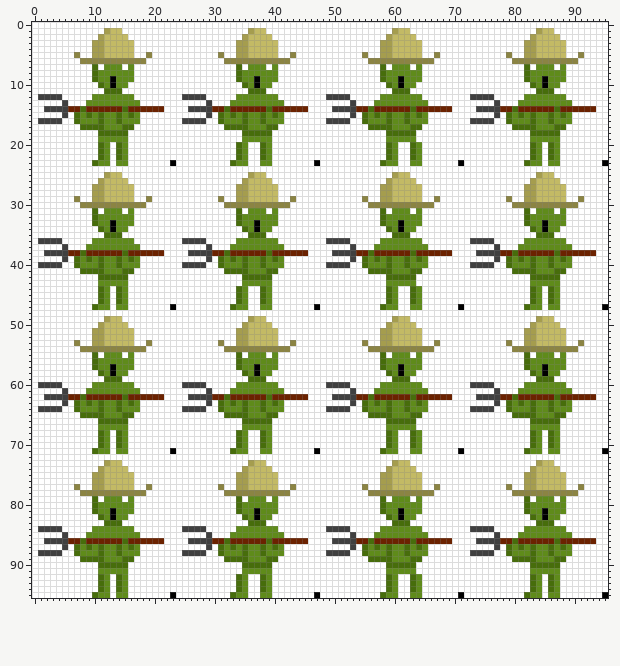
Sprite sheet, stored at android/assets/textures/enemies.png. The picture above is the old version.
The file is 96x96 pixels. Colours within 5 levels of each other are drawn and written as one.
The result:
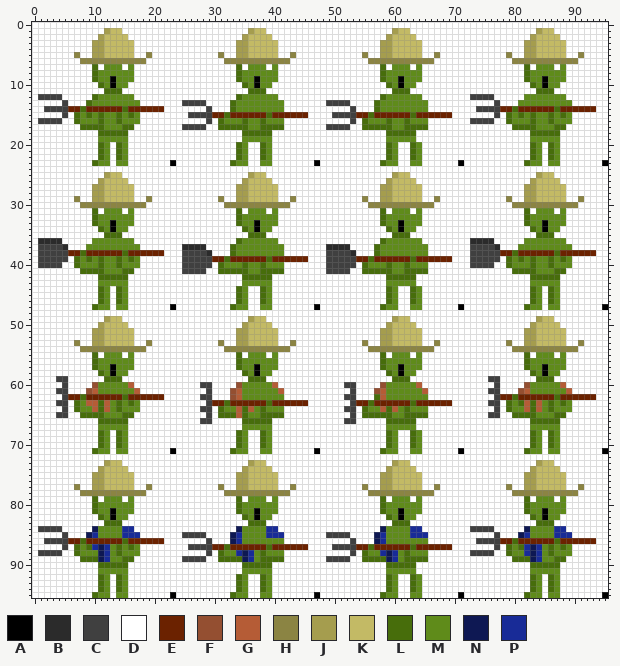
Palette (. is transparent): A #000000  B #2b2b2b  C #404040  D #ffffff  E #6b2200  F #944f31  G #b55c36  H #8b8443  J #a59d4e  K #c3ba65  L #476d0b  M #5f8b1a  N #0e1853  P #182b97
From old to new:
Changed rows in their new state; - is an unchanged pixel.
first column x 9:
12 -L--------------DDDD-----L--------------DDDD-----L-----------
13 L---------------CCCCD---L---------------CCCCD---L------------
14 -----------------DDD-DDDLMMMMMMMMDDDD----DDD-DDDLMMMMMMMMDDDD
15 -----------------CCC-EELEEEEEELEEEEEE----CCC-EELEEEEEELEEEEEE
16 ----------------DDDDC-------------------DDDDC----------------
17 ----------------CCCC--L------L--L-------CCCC--L------L--L----
first column x 1:
36 BBBB--------------------DDDD-----L--------------DDDD-----L--------------BBBB-
37 CCCCB-------------------BBBBD---L---------------BBBBD---L---------------CCCCB
38 C-----------------------C---BDDDLMMMMMMMMDDDD---C---BDDDLMMMMMMMMDDDD---C----
39 CCCC--------------------CCCC-EELEEEEEELEEEEEE---CCCC-EELEEEEEELEEEEEE---CCCC-
40 ----------------------------C-----------------------C------------------------
41 ------------------------CCCC--L------L--L-------CCCC--L------L--L------------
first column x 1:
59 ---CC----------------------------------------------------------------------CC------------
60 DDDDC----F-----G--------DDD-C----F-----G--------DDD-C----F-----G--------DDDDC----F-----G-
61 ---C----FG------G---------------FG------G---------------FG------G----------C----FG------G
62 -DDD---------------------DD--DDDFGMMMMMMMDDDD----DD--DDDLGMMMMMMMDDDD----DDD-------------
63 ---C----GG-G-----------------EELEEEEEELEEEEEE--------EELEEEEEELEEEEEE------C-----G-G-----
64 DDDDC----G-G------------DDD-C----G-G------------DDD-C----G-G------------DDDDC----G-G-----
65 ---CC-----------------------C-L--G---L--L-----------C-L------L--L----------CC------------
66 ---------------------------CC----------------------CC------------------------------------
first column x 9:
84 -N----PP--------DDDD-----N----PP--------DDDD-----N----PP-----------------N----PP-
85 NP----PPP-------CCCCD---NP----PPP-------CCCCD---NP----PPP---------------NP----PPP
86 -----------------DDD-DDDNPMMMMMMMDDDD----DDD-DDDNPMMMMMMMDDDD--------------------
87 -PNP-------------CCC-EELEEEEEELEEEEEE----CCC-EELEEEEEELEEEEEE------------PNP-----
88 --NP------------DDDDC----PNP------------DDDDC----PNP---------------------PNP-----
89 --NP------------CCCC--L---NP-L--L-------CCCC--L---NP-L--L-----------------NP-----
